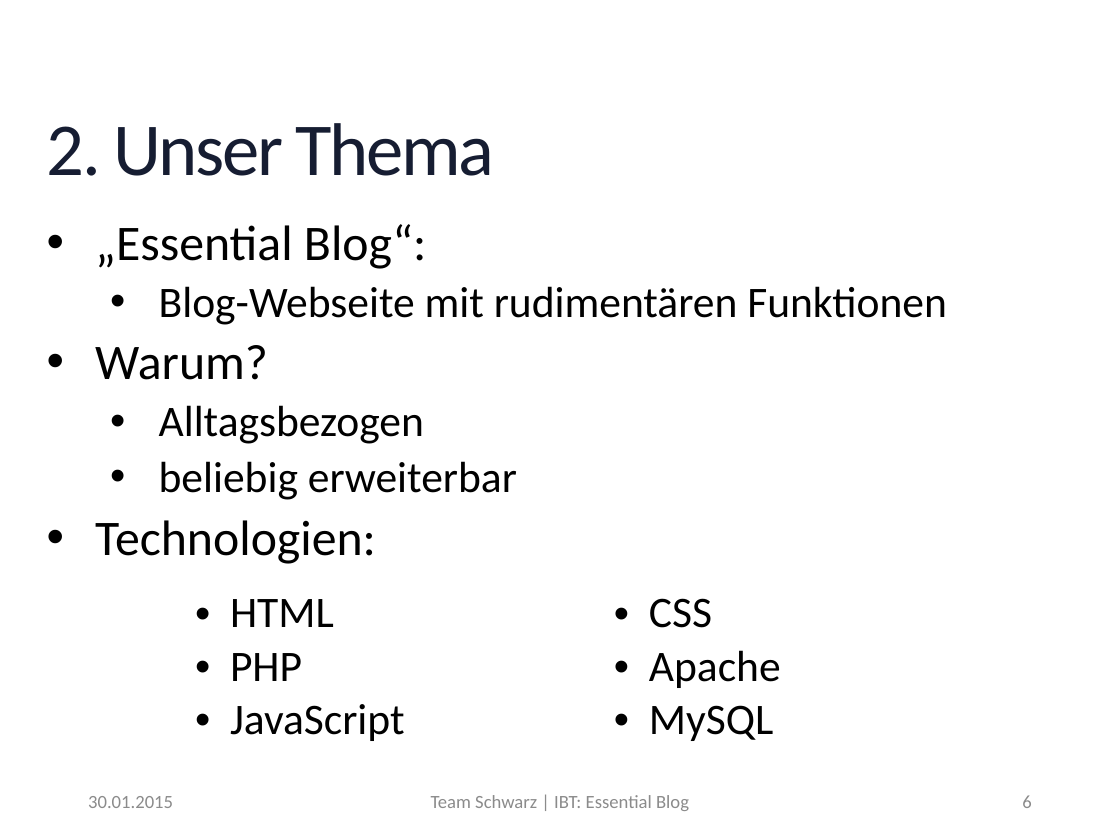
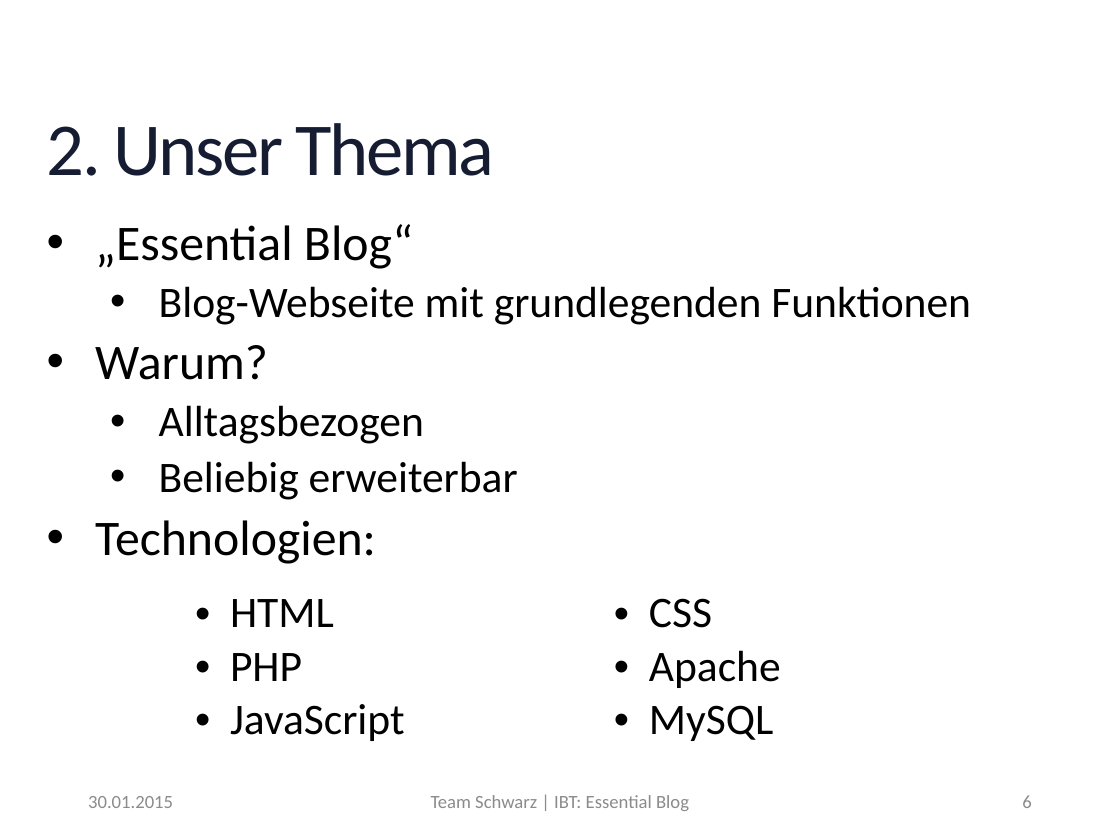
Before and after one commit to MrXXX92/EssentialBlog, a slide deck: slide 6 of Notizen/Präsentation_EssentialBlog.pptx. Drawn at 1120x840 pixels with LibreOffice and Linux fonts; fonts in the diff are those of the drawing; background and template pictures are left out. Boxes give left, top, right and bottom in pixels: in the first picture for what was removed or moved away, otherwise in the second. Text is boxed around its words. In the diff, an @@ line names an element or a change of style, - is before the commit and + after.

```diff
--- a/Notizen/Präsentation_EssentialBlog.pptx
+++ b/Notizen/Präsentation_EssentialBlog.pptx
@@ text at (95,224,971,325): text changed @@
-• „Essential Blog“:
-  • Blog-Webseite mit rudimentären Funktionen
+• „Essential Blog“
+  • Blog-Webseite mit grundlegenden Funktionen
@@ text at (159,461,518,500): text changed @@
-  • beliebig erweiterbar
+  • Beliebig erweiterbar
```
Also in this commit, not shown: 16 other slides changed, 4 slides added, 6 slides removed, 2 other files.
